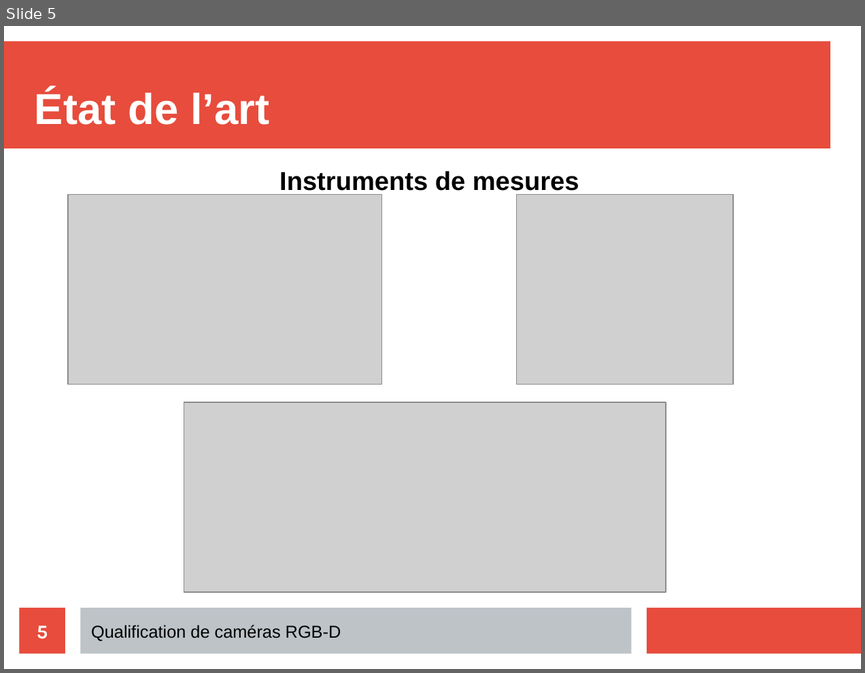
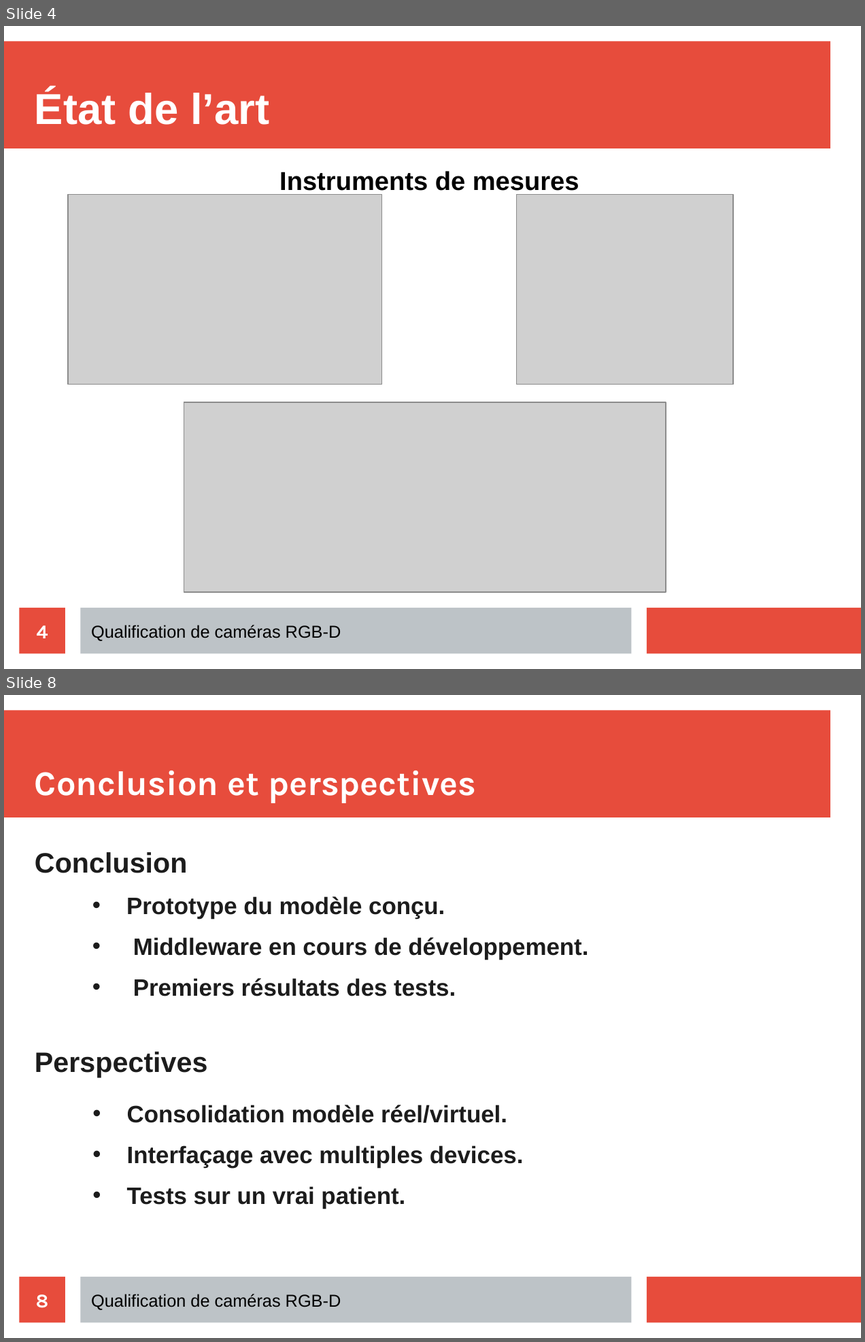
Before and after one commit to YasmineBOU/MemoireProjetTuteure, a slide deck: Présentations/présentation.odp. Shown one above the other, each under a label of ours: slide 5 before the commit, slides 4 and 8 after it; the slides between them are not shown. The pictures are 865x673 and 865x1342 pixels, drawn with LibreOffice and Linux fonts; fonts in the diff are those of the drawing; grey boxes stand for pictures. Boxes give left, top, right and bottom in pixels: in the first picture for what was removed or moved away, otherwise in the second. Text is boxed around its words. In the diff, an @@ line names an element or a change of style, - is before the commit and + after.

```diff
--- a/Présentations/présentation.odp
+++ b/Présentations/présentation.odp
@@ slide 8 added at (4,695,861,1338), background #FFFFFF; not listed: 3 template elements that a slide beside it also shows @@
@@ title added at (35,770,476,803), 32 pt, text #FFFFFF, bold @@
+Conclusion et perspectives
@@ text added at (35,852,188,873), 26 pt, text #1C1C1C, bold @@
+Conclusion
@@ text added at (126,896,588,996), 22 pt, text #1C1C1C, bold @@
+• Prototype du modèle conçu.
+• Middleware en cours de développement.
+• Premiers résultats des tests.
@@ text added at (35,1051,208,1077), 26 pt, text #1C1C1C, bold @@
+Perspectives
@@ text added at (127,1104,524,1208), 22 pt, text #1C1C1C, bold @@
+• Consolidation modèle réel/virtuel.
+• Interfaçage avec multiples devices.
+• Tests sur un vrai patient.
@@ page number added at (20,1276,65,1323), fill #E74C3C, 18 pt, text #FFFFFF, bold @@
+8
@@ text added at (91,1293,341,1310), 16 pt, text #000000 @@
+Qualification de caméras RGB-D
@@ what was slide 5 is now slide 4 @@
@@ page number at (37,625,48,638): text changed @@
-5
+4
```
Also in this commit, not shown: 6 slides changed, 3 slides removed, 1 other file.
